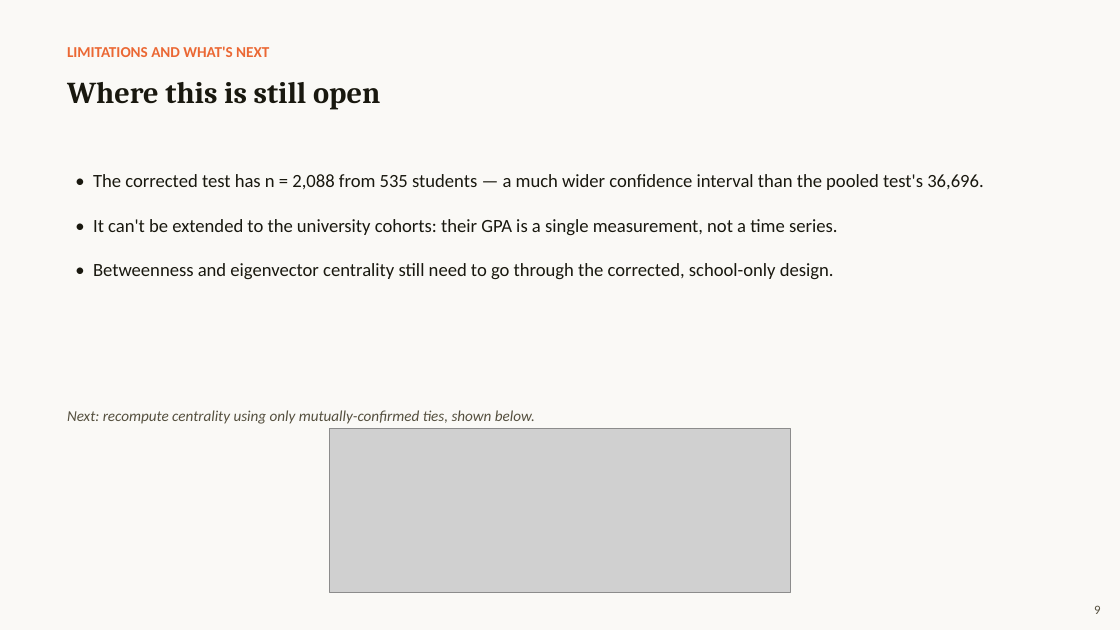
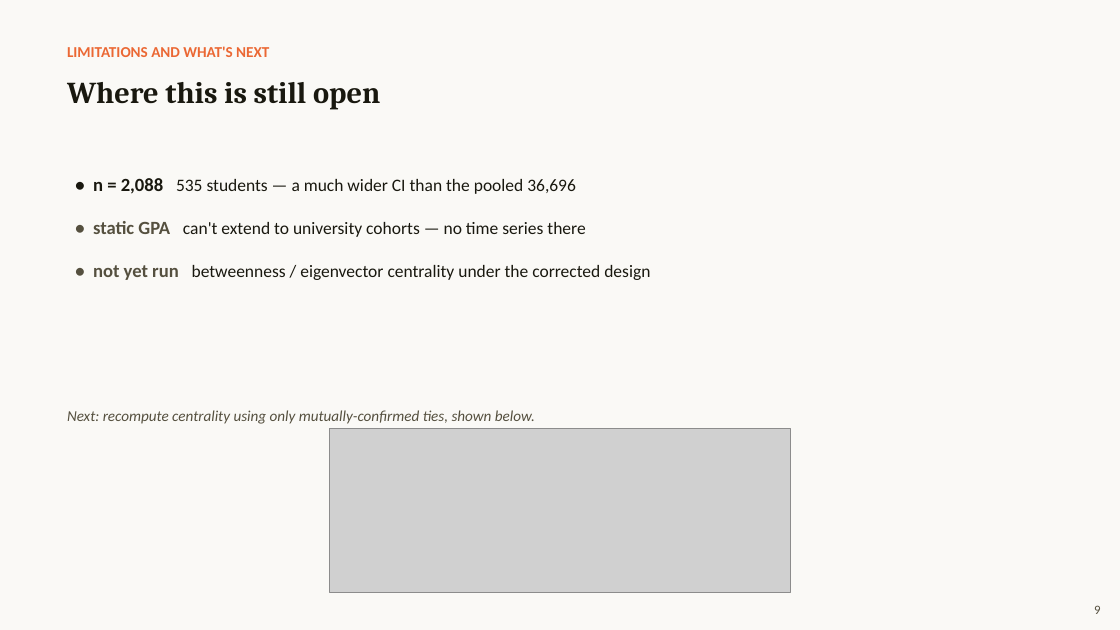
Before and after one commit to TingyingHuang/ECC3841-network-position-and-academic-performance, a slide deck: slide 9 of slides/Presentation2.pptx. Drawn at 1120x630 pixels with LibreOffice and Linux fonts; fonts in the diff are those of the drawing; grey boxes stand for pictures. Boxes give left, top, right and bottom in pixels: in the first picture for what was removed or moved away, otherwise in the second. Text is boxed around its words. In the diff, an @@ line names an element or a change of style, - is before the commit and + after.

```diff
--- a/slides/Presentation2.pptx
+++ b/slides/Presentation2.pptx
@@ text at (x1=93, y1=178, x2=650, y2=280): text changed; size 16 to 15 pt @@
-• The corrected test has n = 2,088 from 535 students — a much wider confidence interval than the pooled test's 36,696.
-• It can't be extended to the university cohorts: their GPA is a single measurement, not a time series.
-• Betweenness and eigenvector centrality still need to go through the corrected, school-only design.
+• n = 2,088 535 students — a much wider CI than the pooled 36,696
+• static GPA can't extend to university cohorts — no time series there
+• not yet run betweenness / eigenvector centrality under the corrected design
```
Also in this commit, not shown: 5 other slides changed, 1 other file.
